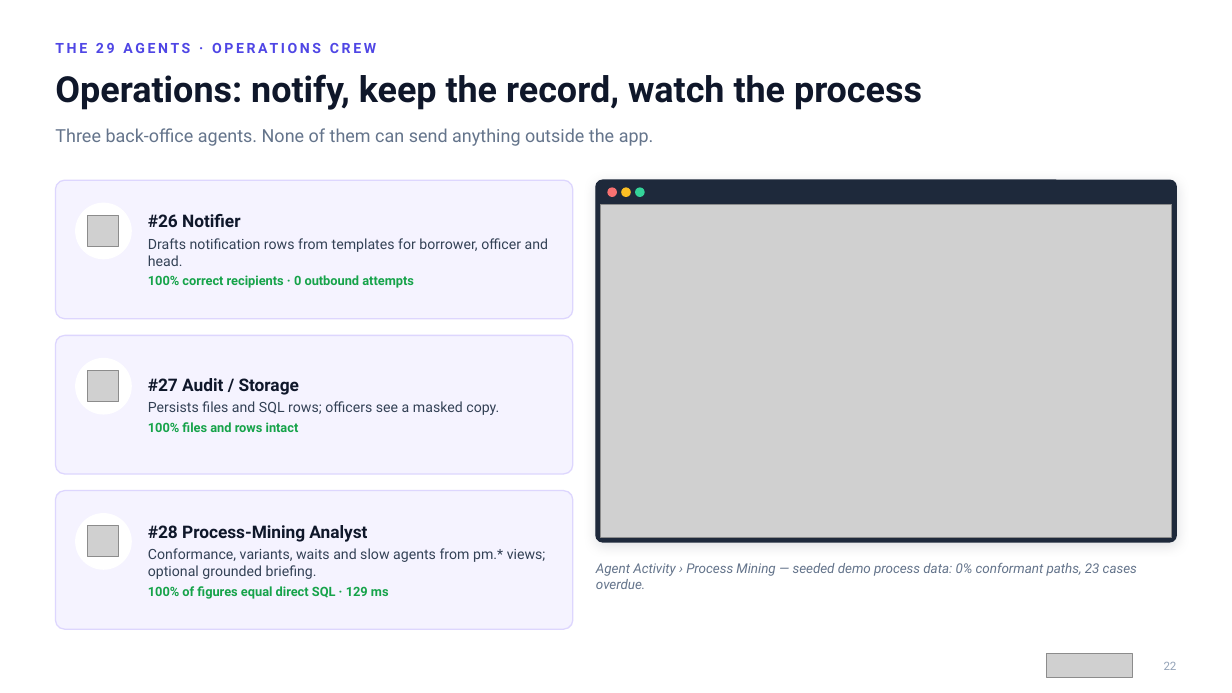
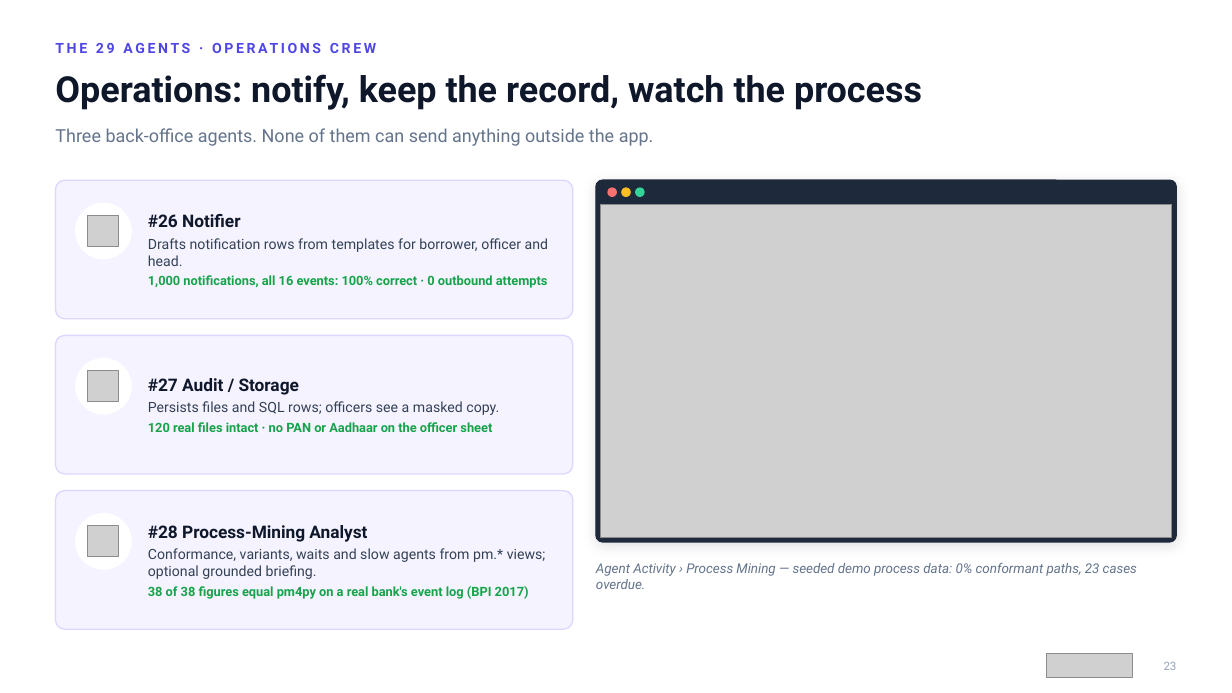
Before and after one commit to ShreyasBile/FinSight, a slide deck: slide 23 of docs/reports/07-FinSight-Project-Presentation.pptx (slide 22 before the commit). Drawn at 1232x693 pixels with LibreOffice and Linux fonts; fonts in the diff are those of the drawing; grey boxes stand for pictures. Boxes give left, top, right and bottom in pixels: in the first picture for what was removed or moved away, otherwise in the second. Text is boxed around its words. In the diff, an @@ line names an element or a change of style, - is before the commit and + after.

```diff
--- a/docs/reports/07-FinSight-Project-Presentation.pptx
+++ b/docs/reports/07-FinSight-Project-Presentation.pptx
@@ text at [148,275,548,288]: text changed @@
-100% correct recipients · 0 outbound attempts
+1,000 notifications, all 16 events: 100% correct · 0 outbound attempts
@@ text at [148,422,492,432]: text changed @@
-100% files and rows intact
+120 real files intact · no PAN or Aadhaar on the officer sheet
@@ text at [148,586,529,599]: text changed @@
-100% of figures equal direct SQL · 129 ms
+38 of 38 figures equal pm4py on a real bank's event log (BPI 2017)
```
Also in this commit, not shown: 36 other slides changed, 4 slides added, 1 slide removed, 26 other files.
